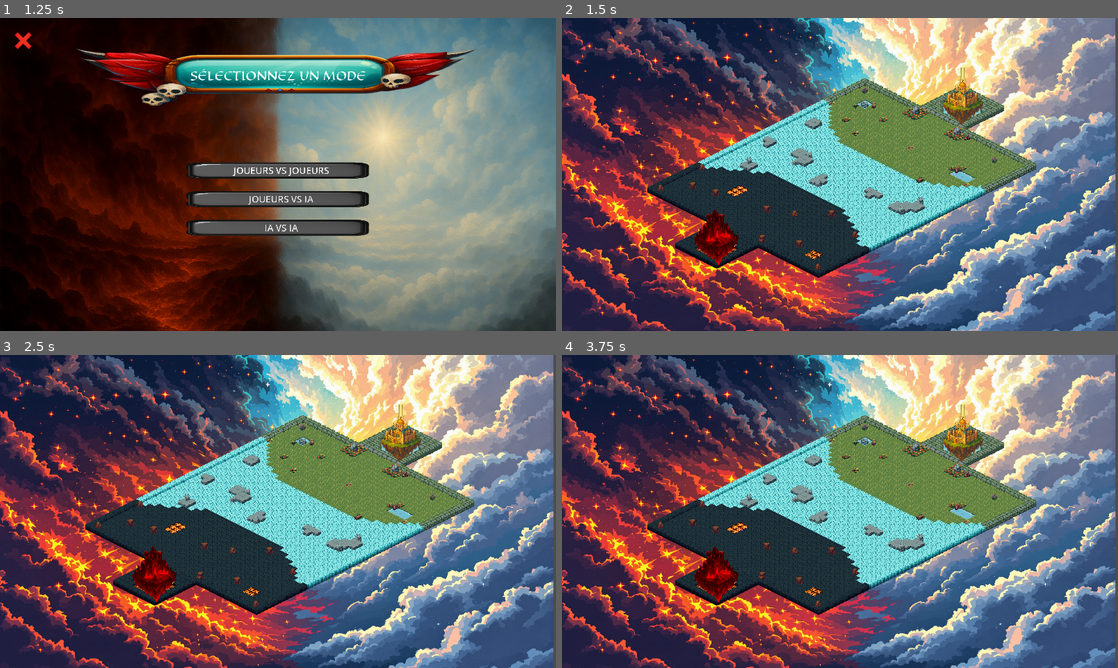
Above: before the commit, frames 1-4 (two rows, left to right).
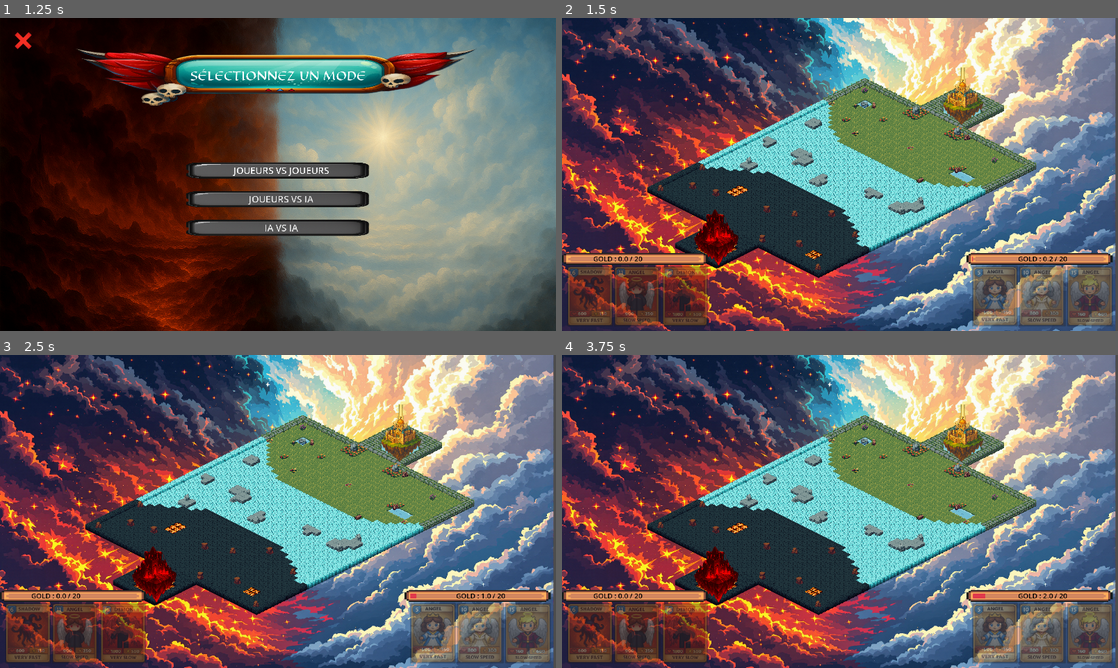
Above: after the commit, the same moments.

Repository: CorbeauBaptiste/Skyrage
Game: Godot game, scene res://scenes/ui/menus/menu_principal.tscn
Two runs of this game, one before a commit and one after it. Both use one fixed random seed, a clock stepped at 60 frames per second and the inputs below. Sound files missing from this copy of the repository are replaced by a short silence.
Inputs (mouse positions are in pixels of both pictures, inside the frame that each line leads up to):
- Up to frame 1 (1.25 s): click "START" at 0.5 s
- Up to frame 2 (1.5 s): click "JOUEURS VS JOUEURS" at 1.25 s
- Up to frame 3 (2.5 s): tap Enter at 2 s; move the mouse to (400, 495) at 2.02 s; click (400, 495) at 2.17 s
- Up to frame 4 (3.75 s): tap Space at 2.75 s; drag from (728, 527) to (812, 574) at 2.77 s; tap Enter at 3.5 s; move the mouse to (895, 442) at 3.52 s; click (895, 442) at 3.67 s

Frame 1 is identical in both runs. In frame 2, 11% of the frame differs, in the area x 0-100%, y 75-99%; in frame 3, 11%; in frame 4, 11%.
Error before the commit: Parse Error: Identifier "Constants" not declared in the current scope. (res://scripts/ui/hud_hell.gd:10)

Commit message:
fix: add constant in autoloaded files

Diff:
--- a/project.godot
+++ b/project.godot
@@ -12,13 +12,14 @@
 
 config/name="SAE-jeu-video"
 run/main_scene="uid://3naivixtwygu"
-config/features=PackedStringArray("4.4", "Mobile")
+config/features=PackedStringArray("4.5", "Mobile")
 config/icon="res://icon.svg"
 
 [autoload]
 
 Globals="*res://scripts/core/globals.gd"
 GlobalWorldEnvironment="*res://scenes/environment/world_environment.tscn"
+Constants="*res://scripts/core/constants.gd"
 
 [display]
 
--- a/scenes/ui/menus/menu_principal.tscn
+++ b/scenes/ui/menus/menu_principal.tscn
@@ -26,7 +26,17 @@
 expand_margin_top = 20.0
 expand_margin_bottom = 200.0
 
-[sub_resource type="StyleBoxTexture" id="StyleBoxTexture_js3ya"]
+[sub_resource type="StyleBoxTexture" id="StyleBoxTexture_s16su"]
+texture = ExtResource("4_pq103")
+expand_margin_top = 20.0
+expand_margin_bottom = 20.0
+
+[sub_resource type="StyleBoxTexture" id="StyleBoxTexture_waw0y"]
+texture = ExtResource("4_pq103")
+expand_margin_top = 20.0
+expand_margin_bottom = 20.0
+
+[sub_resource type="StyleBoxTexture" id="StyleBoxTexture_qj36n"]
 texture = ExtResource("4_pq103")
 expand_margin_top = 20.0
 expand_margin_bottom = 20.0
@@ -36,12 +46,12 @@
 expand_margin_top = 20.0
 expand_margin_bottom = 20.0
 
-[sub_resource type="StyleBoxTexture" id="StyleBoxTexture_qj36n"]
+[sub_resource type="StyleBoxTexture" id="StyleBoxTexture_h4o44"]
 texture = ExtResource("4_pq103")
 expand_margin_top = 20.0
 expand_margin_bottom = 20.0
 
-[sub_resource type="StyleBoxTexture" id="StyleBoxTexture_waw0y"]
+[sub_resource type="StyleBoxTexture" id="StyleBoxTexture_3kwta"]
 texture = ExtResource("4_pq103")
 expand_margin_top = 20.0
 expand_margin_bottom = 20.0
@@ -51,17 +61,7 @@
 expand_margin_top = 20.0
 expand_margin_bottom = 20.0
 
-[sub_resource type="StyleBoxTexture" id="StyleBoxTexture_3kwta"]
-texture = ExtResource("4_pq103")
-expand_margin_top = 20.0
-expand_margin_bottom = 20.0
-
-[sub_resource type="StyleBoxTexture" id="StyleBoxTexture_h4o44"]
-texture = ExtResource("4_pq103")
-expand_margin_top = 20.0
-expand_margin_bottom = 20.0
-
-[sub_resource type="StyleBoxTexture" id="StyleBoxTexture_mcy8y"]
+[sub_resource type="StyleBoxTexture" id="StyleBoxTexture_nt6gs"]
 texture = ExtResource("4_pq103")
 expand_margin_top = 20.0
 expand_margin_bottom = 20.0
@@ -139,9 +139,9 @@
 layout_mode = 2
 theme_override_fonts/font = ExtResource("3_mqn46")
 theme_override_font_sizes/font_size = 30
+theme_override_styles/normal = SubResource("StyleBoxTexture_js3ya")
+theme_override_styles/pressed = SubResource("StyleBoxTexture_ptpru")
 theme_override_styles/hover = SubResource("StyleBoxTexture_s16su")
-theme_override_styles/pressed = SubResource("StyleBoxTexture_ptpru")
-theme_override_styles/normal = SubResource("StyleBoxTexture_js3ya")
 text = "START"
 metadata/_edit_use_anchors_ = true
 
@@ -149,27 +149,27 @@
 layout_mode = 2
 theme_override_fonts/font = ExtResource("3_mqn46")
 theme_override_font_sizes/font_size = 30
+theme_override_styles/normal = SubResource("StyleBoxTexture_waw0y")
+theme_override_styles/pressed = SubResource("StyleBoxTexture_qj36n")
 theme_override_styles/hover = SubResource("StyleBoxTexture_d5fec")
-theme_override_styles/pressed = SubResource("StyleBoxTexture_qj36n")
-theme_override_styles/normal = SubResource("StyleBoxTexture_waw0y")
 text = "PARAMÈTRES"
 
 [node name="CreditBTN" type="Button" parent="VBoxContainer"]
 layout_mode = 2
 theme_override_fonts/font = ExtResource("3_mqn46")
 theme_override_font_sizes/font_size = 30
+theme_override_styles/normal = SubResource("StyleBoxTexture_h4o44")
+theme_override_styles/pressed = SubResource("StyleBoxTexture_3kwta")
 theme_override_styles/hover = SubResource("StyleBoxTexture_sirq2")
-theme_override_styles/pressed = SubResource("StyleBoxTexture_3kwta")
-theme_override_styles/normal = SubResource("StyleBoxTexture_h4o44")
 text = "CRÉDITS"
 
 [node name="QuitBTN" type="Button" parent="VBoxContainer"]
 layout_mode = 2
 theme_override_fonts/font = ExtResource("3_mqn46")
 theme_override_font_sizes/font_size = 30
+theme_override_styles/normal = SubResource("StyleBoxTexture_nt6gs")
+theme_override_styles/pressed = SubResource("StyleBoxTexture_nt4t2")
 theme_override_styles/hover = SubResource("StyleBoxTexture_mcy8y")
-theme_override_styles/pressed = SubResource("StyleBoxTexture_nt4t2")
-theme_override_styles/normal = SubResource("StyleBoxTexture_nt6gs")
 text = "QUITTER"
 metadata/_edit_use_anchors_ = true
 
Not shown: 3 places in scenes/ui/menus/menu_principal.tscn that only renumber resources
